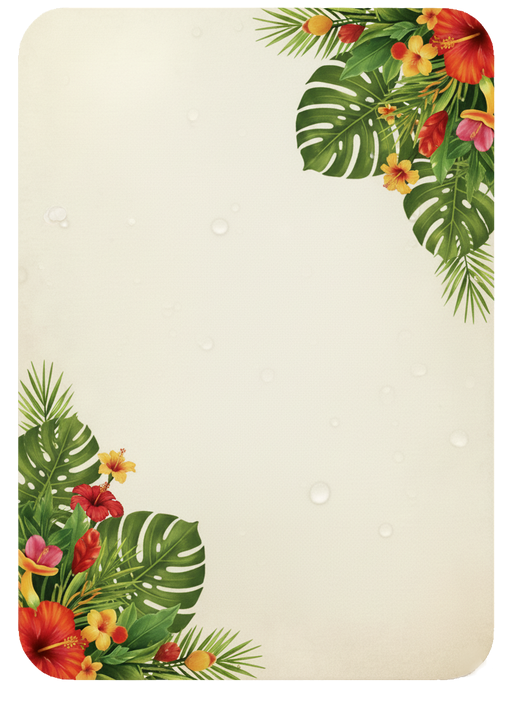
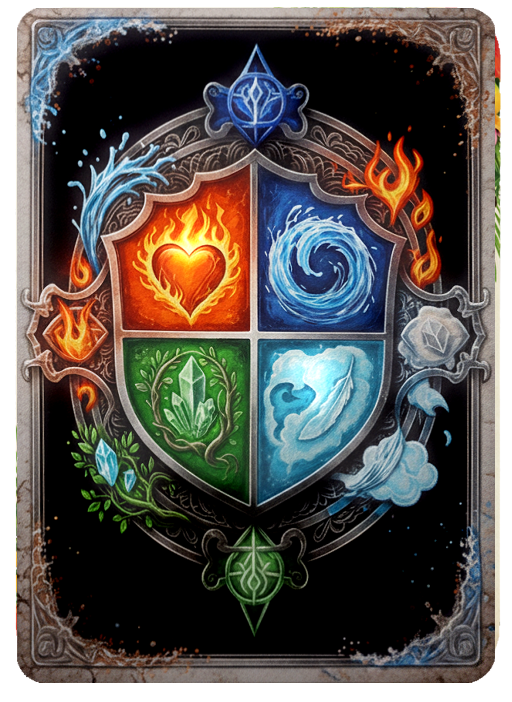
The second (512, 702) image is a revision of the first. Changes to its layers:
pixels changed over (15, 7, 501, 683) (layer not identified)
